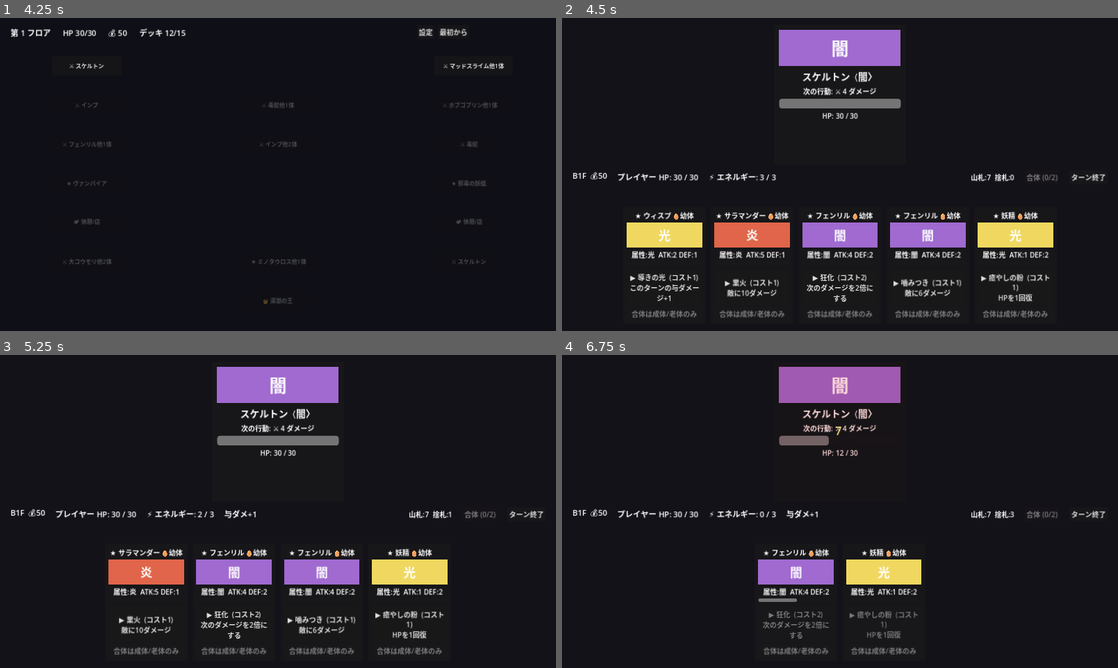
Above: before the commit, frames 1-4 (two rows, left to right).
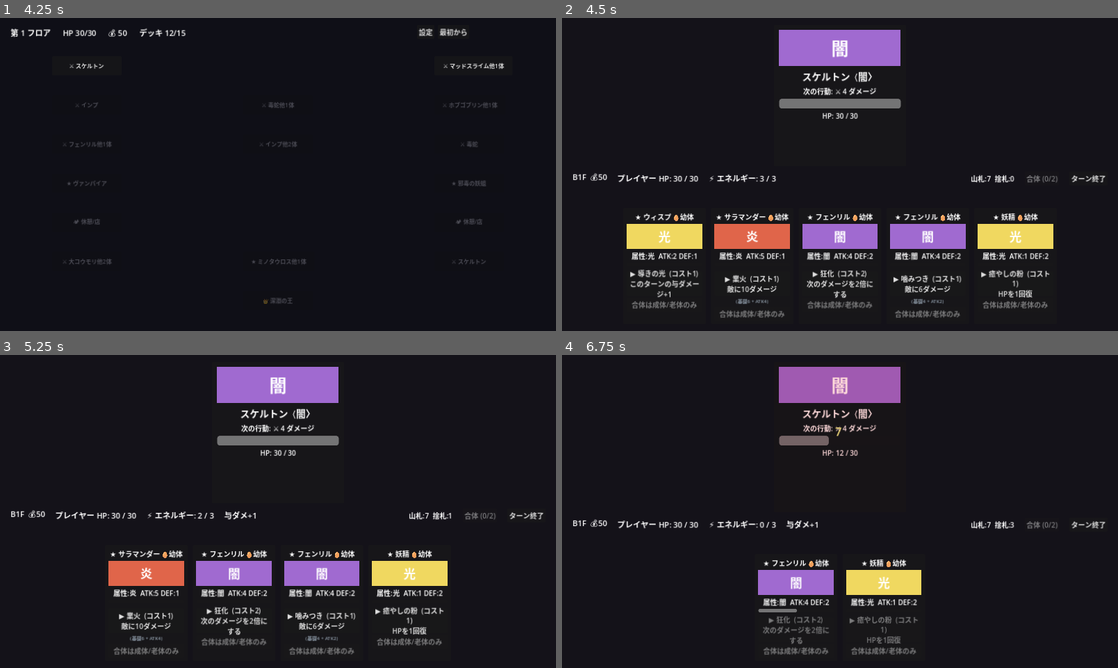
Above: after the commit, the same moments.

Repository: bakery48/mortal-pact
Game: Godot game, scene res://scenes/ui/title.tscn
The game is run twice, just before and just after one commit, with the same random seed, the same clock (stepped at 60 frames per second) and the same inputs.
Inputs:
- Up to frame 1 (4.25 s): click "はじめから" at 0.5 s; click "設定" at 1.25 s; click "フルスクリーン" at 2 s; click "戻る" at 2.75 s; click "最初から" at 3.5 s
- Up to frame 2 (4.5 s): click "⚔ スケルトン" at 4.25 s
- Up to frame 3 (5.25 s): click "▶ 導きの光 (コスト1) このターンの与ダメージ+1" at 5 s
- Up to frame 4 (6.75 s): click "▶ 業火 (コスト1) 敵に10ダメージ" at 5.75 s; click "▶ 噛みつき (コスト1) 敵に6ダメージ" at 6.5 s

Frame 1 is identical in both runs. In frame 2, 6.3% of the frame differs, in the area x 2-98%, y 49-96%; in frame 3, 5.1%; in frame 4, 4.8%.

Commit message:
Show ATK/DEF stat breakdown on skill cards in small muted text
Below the effect description, add a _stat_label (font 11px, gray)
showing "(基礎P + ATKB)" for DAMAGE/PIERCE and "(基礎P + DEFB)" for GUARD,
where P=effective_power and B=the stat bonus. Hidden when bonus is 0.

https://claude.ai/code/session_01SGpNd8xjjtE9S1hYpNHnwi

Diff:
--- a/scenes/battle/card.gd
+++ b/scenes/battle/card.gd
@@ -20,6 +20,7 @@
 var _stats: Label
 var _exp_bar: ProgressBar
 var _cmd_button: Button
+var _stat_label: Label
 var _select_button: Button
 var _selected := false
 
@@ -62,9 +63,14 @@
 
 	_cmd_button = Button.new()
 	_cmd_button.autowrap_mode = TextServer.AUTOWRAP_WORD_SMART
-	_cmd_button.size_flags_vertical = Control.SIZE_EXPAND_FILL
 	_cmd_button.pressed.connect(func() -> void: command_selected.emit(self))
 	vbox.add_child(_cmd_button)
+
+	_stat_label = Label.new()
+	_stat_label.horizontal_alignment = HORIZONTAL_ALIGNMENT_CENTER
+	_stat_label.add_theme_font_size_override("font_size", 11)
+	_stat_label.add_theme_color_override("font_color", Color(0.55, 0.6, 0.65))
+	vbox.add_child(_stat_label)
 
 	_select_button = Button.new()
 	_select_button.toggle_mode = true
@@ -79,6 +85,9 @@
 	_stats.text = "属性:%s  ATK:%d DEF:%d" % [monster.element_label(), monster.effective_attack(), monster.effective_defense()]
 	_exp_bar.value = monster.exp_progress()
 	_cmd_button.text = "▶ %s  (コスト%d)\n%s" % [command.command_name, monster.effective_cost(command), _command_text()]
+	var breakdown := _stat_breakdown()
+	_stat_label.text = breakdown
+	_stat_label.visible = breakdown != ""
 	if monster.can_fuse():
 		if not _selected:
 			_select_button.text = "合体候補にする"
@@ -137,6 +146,21 @@
 			return "再生%dを得る(毎ターン回復)" % p
 	return command.description
 
+## ATK/DEF由来のボーナスが存在するとき、内訳を小さく表示するためのテキスト。
+func _stat_breakdown() -> String:
+	match command.effect:
+		CommandData.Effect.DAMAGE, CommandData.Effect.PIERCE:
+			var bonus := monster.damage_bonus(command)
+			if bonus <= 0:
+				return ""
+			return "(基礎%d + ATK%d)" % [monster.effective_power(command), bonus]
+		CommandData.Effect.GUARD:
+			var bonus := monster.guard_bonus(command)
+			if bonus <= 0:
+				return ""
+			return "(基礎%d + DEF%d)" % [monster.effective_power(command), bonus]
+	return ""
+
 func _affinity_mark() -> String:
 	var aff := MonsterData.affinity(monster.elements, enemy_element)
 	if aff > 1.0:
